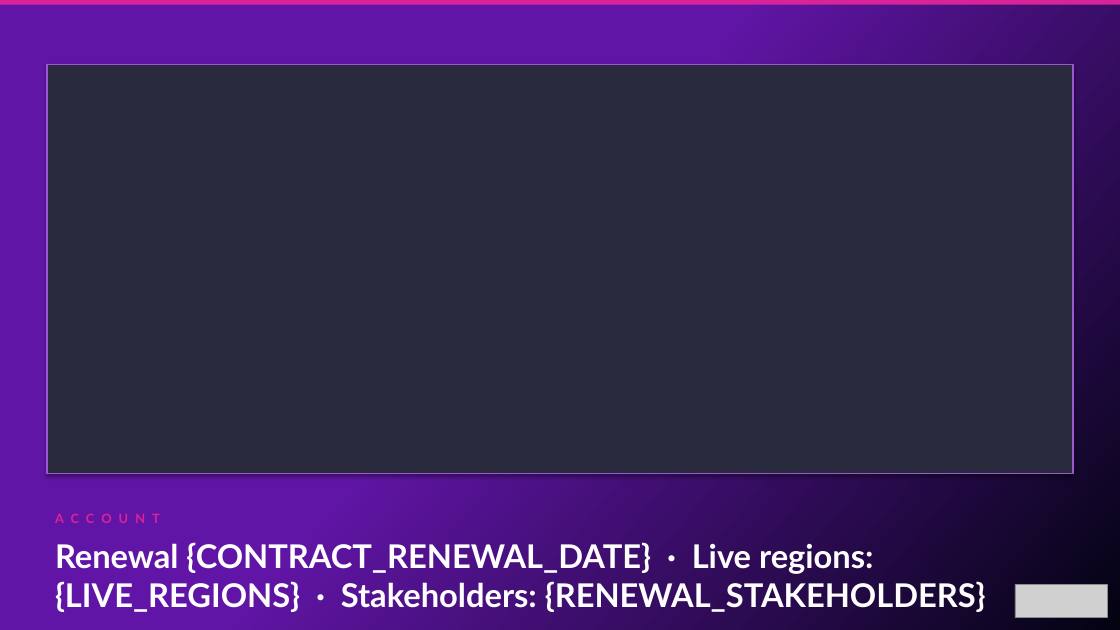
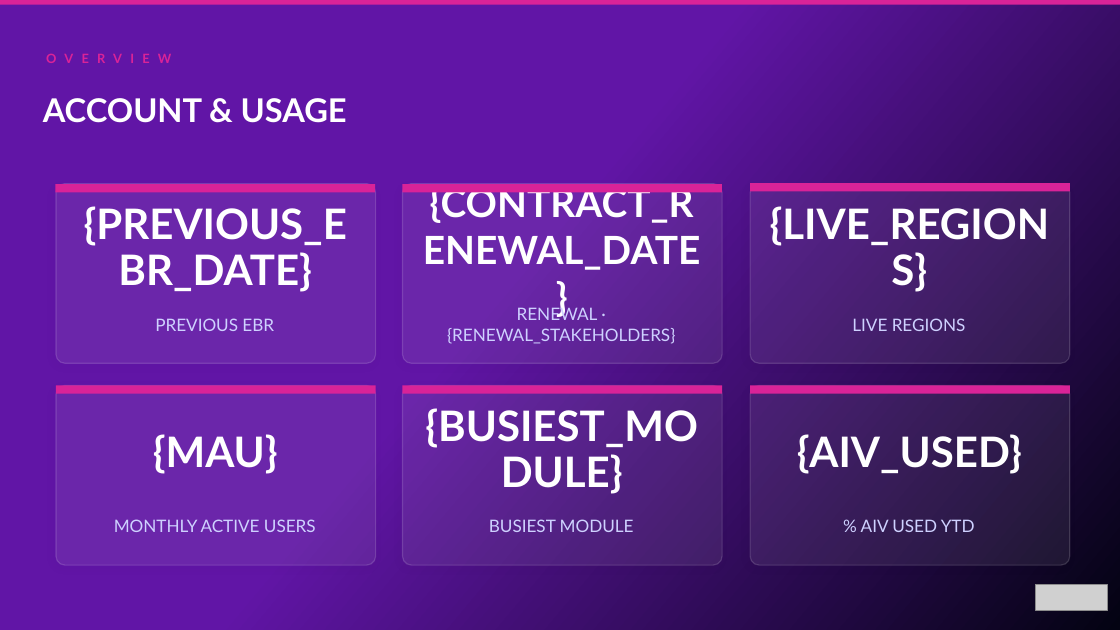
Before and after one commit to oresanniowo-beep/EBR-Gen-v2, a slide deck: slide 3 of EBR_Template.pptx (slide 41 before the commit). Drawn at 1120x630 pixels with LibreOffice and Linux fonts; fonts in the diff are those of the drawing; grey boxes stand for pictures. Boxes give left, top, right and bottom in pixels: in the first picture for what was removed or moved away, otherwise in the second. Text is boxed around its words. In the diff, an @@ line names an element or a change of style, - is before the commit and + after.

```diff
--- a/EBR_Template.pptx
+++ b/EBR_Template.pptx
@@ text added at [46, 45, 382, 72], 11 pt, text #D92398, bold @@
+OVERVIEW
@@ rectangle removed at [47, 65, 1074, 474] @@
@@ text at [43, 98, 347, 123]: text changed; size 11 to 28 pt; text colour #D92398 to #FFFFFF @@
-ACCOUNT
+ACCOUNT & USAGE
@@ rectangle added at [55, 184, 376, 192], fill #D92398 @@
@@ rounded rectangle added at [56, 184, 376, 364], fill #FFFFFF at 8% opacity, outline #FFFFFF 1 pt @@
@@ text added at [84, 206, 347, 292], 36 pt, text #FFFFFF, bold @@
+{PREVIOUS_EBR_DATE}
@@ rounded rectangle added at [402, 184, 723, 364], fill #FFFFFF at 8% opacity, outline #FFFFFF 1 pt @@
@@ rectangle added at [402, 184, 723, 192], fill #D92398 @@
@@ text added at [423, 184, 701, 270], 33.3 pt, text #FFFFFF, bold @@
+{CONTRACT_RENEWAL_DATE}
@@ rounded rectangle added at [750, 184, 1070, 364], fill #FFFFFF at 8% opacity, outline #FFFFFF 1 pt @@
@@ rectangle added at [750, 183, 1070, 192], fill #D92398 @@
@@ text added at [770, 206, 1050, 246], 36 pt, text #FFFFFF, bold @@
+{LIVE_REGIONS}
@@ text added at [155, 318, 274, 331], 14.7 pt, text #CED1FF @@
+PREVIOUS EBR
@@ text added at [447, 306, 675, 344], 14.7 pt, text #CED1FF @@
+RENEWAL · {RENEWAL_STAKEHOLDERS}
@@ text added at [852, 318, 966, 331], 14.7 pt, text #CED1FF @@
+LIVE REGIONS
@@ rounded rectangle added at [56, 386, 376, 565], fill #FFFFFF at 8% opacity, outline #FFFFFF 1 pt @@
@@ rectangle added at [56, 386, 376, 394], fill #D92398 @@
@@ rounded rectangle added at [402, 386, 723, 565], fill #FFFFFF at 8% opacity, outline #FFFFFF 1 pt @@
@@ rectangle added at [402, 386, 723, 394], fill #D92398 @@
@@ rounded rectangle added at [750, 386, 1070, 565], fill #FFFFFF at 8% opacity, outline #FFFFFF 1 pt @@
@@ rectangle added at [750, 386, 1070, 394], fill #D92398 @@
@@ text added at [425, 408, 698, 448], 36 pt, text #FFFFFF, bold @@
+{BUSIEST_MODULE}
@@ text added at [153, 434, 278, 474], 36 pt, text #FFFFFF, bold @@
+{MAU}
@@ text added at [797, 434, 1022, 474], 36 pt, text #FFFFFF, bold @@
+{AIV_USED}
@@ text added at [114, 519, 316, 532], 14.7 pt, text #CED1FF @@
+MONTHLY ACTIVE USERS
@@ text added at [489, 519, 634, 532], 14.7 pt, text #CED1FF @@
+BUSIEST MODULE
@@ text added at [861, 519, 975, 532], 14.7 pt, text #CED1FF @@
+% AIV USED YTD
@@ text removed at [55, 540, 986, 614] @@
-Renewal {CONTRACT_RENEWAL_DATE} · Live regions: {LIVE_REGIONS} · Stakeholders: {RENEWAL_STAKEHOLDERS}
@@ picture: place and size @@
-picture at [1015, 585, 1107, 618]
+picture at [1036, 585, 1108, 611]
```
Also in this commit, not shown: 11 other slides changed, 1 slide added, 1 slide removed.
